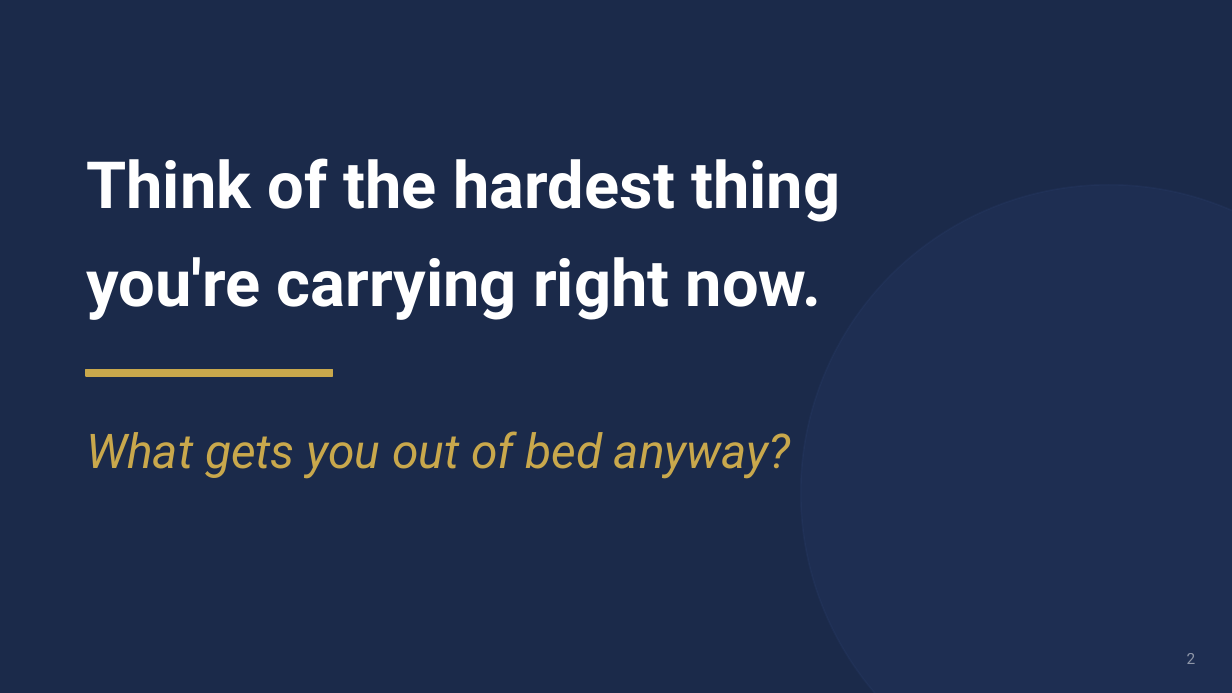
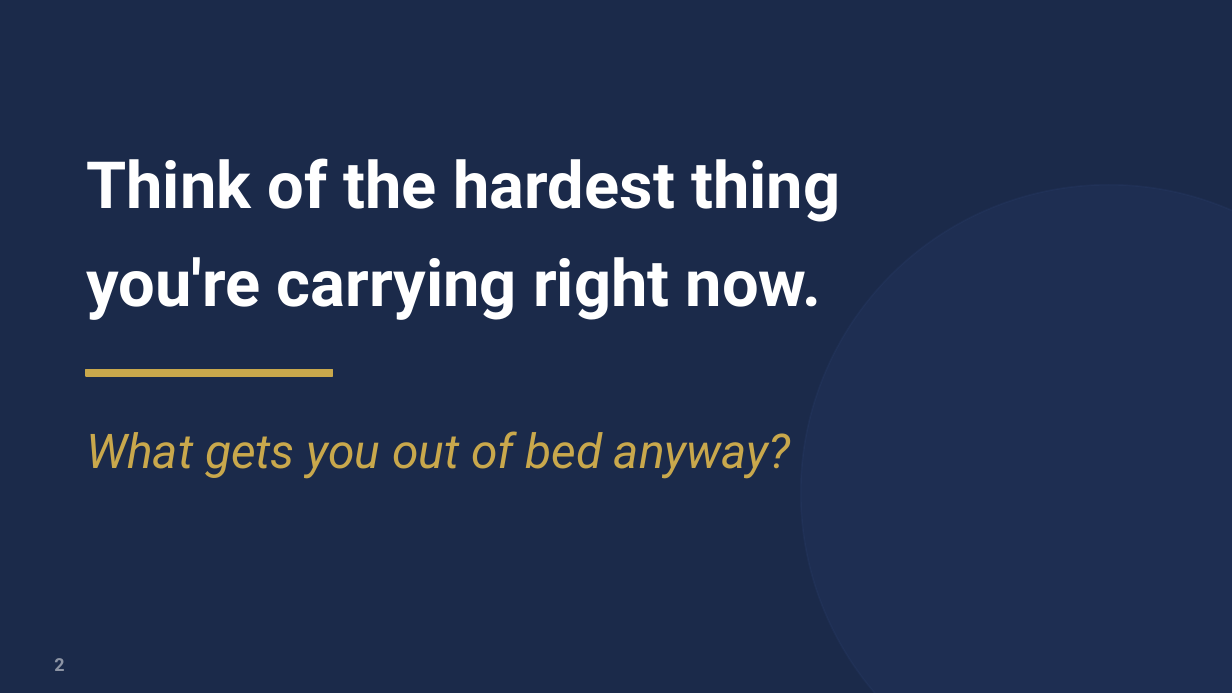
Before and after one commit to brhackerson/the-hope-habit, a slide deck: slide 2 of talks/hope-practice.pptx. Drawn at 1232x693 pixels with LibreOffice and Linux fonts; fonts in the diff are those of the drawing. Boxes give left, top, right and bottom in pixels: in the first picture for what was removed or moved away, otherwise in the second. Text is boxed around its words. In the diff, an @@ line names an element or a change of style, - is before the commit and + after.

```diff
--- a/talks/hope-practice.pptx
+++ b/talks/hope-practice.pptx
@@ page number added at bbox=[54, 658, 64, 671], 10.5 pt, text #FFFFFF at 50% opacity, bold @@
+2
@@ text removed at bbox=[1187, 653, 1196, 664] @@
-2
```
Also in this commit, not shown: 17 other slides changed.
